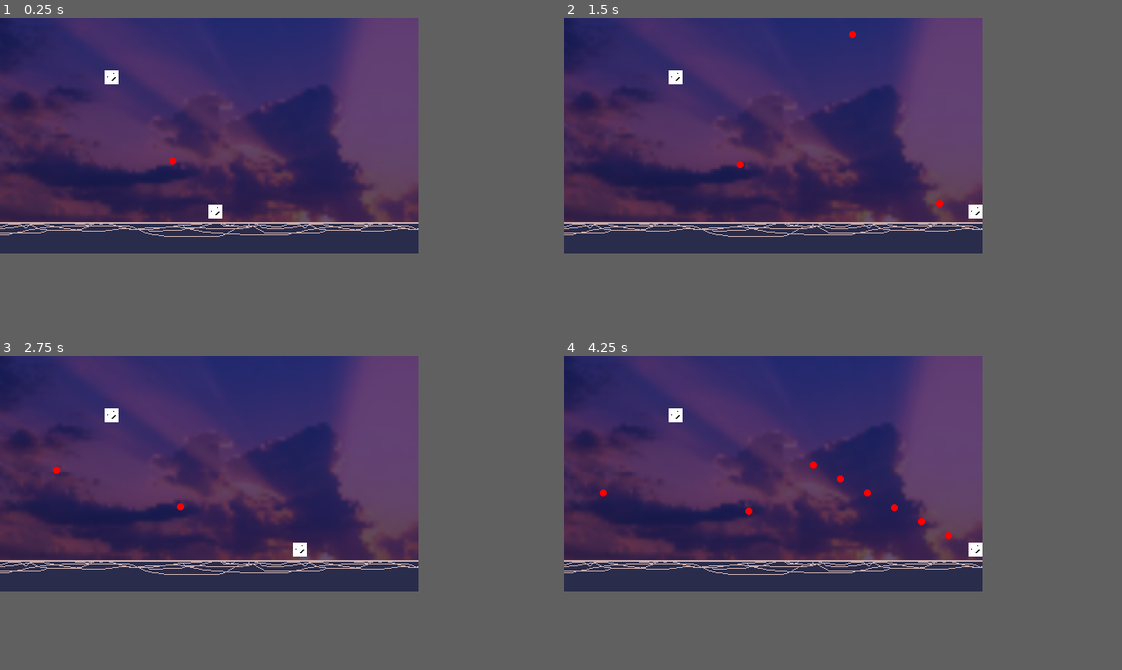
Above: before the commit, frames 1-4 (two rows, left to right).
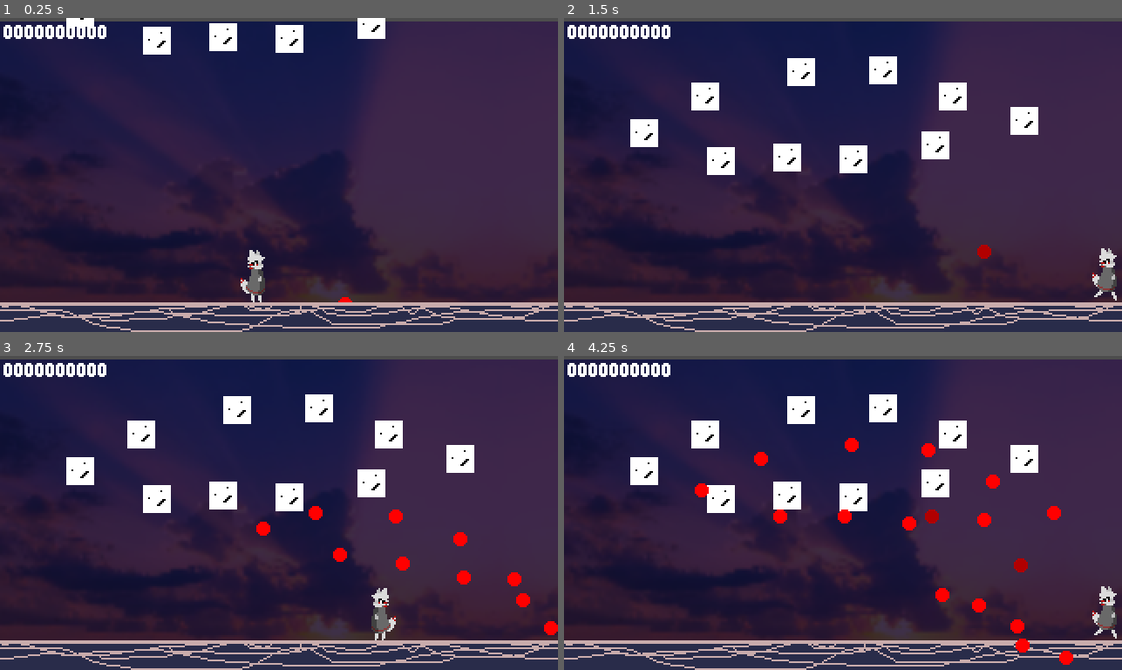
Above: after the commit, the same moments.

Repository: RaineXael/BulletLane
Game: Godot game, scene res://master_scene.tscn
The game is run twice, just before and just after one commit, with the same random seed, the same clock (stepped at 60 frames per second) and the same inputs.
Inputs (mouse positions are in pixels of both pictures, inside the frame that each line leads up to):
- Up to frame 1 (0.25 s): no input
- Up to frame 2 (1.5 s): move the mouse to (865, 124) at 0.52 s; hold Right mouse button (dodge) 0.53-1.28 s; hold D (right) from 0.53 s (still down); click (865, 124) at 0.8 s; move the mouse to (686, 146) at 1.27 s; click (686, 146) at 1.35 s
- Up to frame 3 (2.75 s): tap Shift (focus) at 1.55 s; move the mouse to (251, 421) at 2.02 s; release D (right) at 2.03 s; hold A (left) from 2.03 s (still down); hold Shift (focus) from 2.03 s (still down); right-click (251, 421) at 2.3 s
- Up to frame 4 (4.25 s): move the mouse to (753, 519) at 2.77 s; release A (left) at 2.78 s; release Shift (focus) at 2.78 s; hold D (right) from 2.78 s (still down); right-click (753, 519) at 2.85 s; click (753, 519) at 3.05 s; move the mouse to (898, 509) at 3.52 s; press the mouse at (898, 509) at 3.53 s; tap Shift (focus) at 3.8 s
In our replay, the window is 480x270 before the commit and 640x360 after it. These sizes can differ from the game's own. Grey fills any space a smaller window leaves; there, only what the larger window draws over its background counts as a difference.

The runs differ from the first frame. In frame 1, 54% of the frame differs, in the area x 0-100%, y 0-100%; in frame 2, 56%; in frame 3, 56%; in frame 4, 57%.

Commit message:
too much

Diff:
--- a/master_scene.tscn
+++ b/master_scene.tscn
@@ -10,10 +10,10 @@
 [sub_resource type="RectangleShape2D" id="RectangleShape2D_40lka"]
 size = Vector2(23, 352)
 
-[node name="Node2D" type="Node2D"]
+[node name="master_scene" type="Node2D"]
 
 [node name="Player" parent="." instance=ExtResource("1_40lka")]
-position = Vector2(247, 222)
+position = Vector2(147, 149)
 
 [node name="StaticBody2D" type="StaticBody2D" parent="."]
 
@@ -22,7 +22,7 @@
 shape = SubResource("RectangleShape2D_40lka")
 
 [node name="StaticBody2D2" type="StaticBody2D" parent="."]
-position = Vector2(340, 0)
+position = Vector2(180, -17)
 
 [node name="CollisionShape2D" type="CollisionShape2D" parent="StaticBody2D2"]
 position = Vector2(152, 146)
@@ -34,10 +34,37 @@
 speed = 5
 
 [node name="Enemy" parent="." instance=ExtResource("3_fgsy8")]
-position = Vector2(128, 68)
+position = Vector2(81, 46)
+
+[node name="Enemy2" parent="." instance=ExtResource("3_fgsy8")]
+position = Vector2(136, 32)
+
+[node name="Enemy3" parent="." instance=ExtResource("3_fgsy8")]
+position = Vector2(183, 31)
+
+[node name="Enemy4" parent="." instance=ExtResource("3_fgsy8")]
+position = Vector2(223, 46)
+
+[node name="Enemy5" parent="." instance=ExtResource("3_fgsy8")]
+position = Vector2(264, 60)
+
+[node name="Enemy6" parent="." instance=ExtResource("3_fgsy8")]
+position = Vector2(213, 74)
+
+[node name="Enemy7" parent="." instance=ExtResource("3_fgsy8")]
+position = Vector2(166, 82)
+
+[node name="Enemy8" parent="." instance=ExtResource("3_fgsy8")]
+position = Vector2(128, 81)
+
+[node name="Enemy9" parent="." instance=ExtResource("3_fgsy8")]
+position = Vector2(90, 83)
+
+[node name="Enemy10" parent="." instance=ExtResource("3_fgsy8")]
+position = Vector2(46, 67)
 
 [node name="SprLand" type="Sprite2D" parent="."]
-position = Vector2(106, 266)
+position = Vector2(-7, 195)
 texture = ExtResource("4_woiao")
 
 [node name="SprLand2" type="Sprite2D" parent="SprLand"]
@@ -45,9 +72,11 @@
 texture = ExtResource("4_woiao")
 
 [node name="Sprite2D" type="Sprite2D" parent="."]
-modulate = Color(0.38477144, 0.3059693, 0.4520445, 1)
+modulate = Color(0.24461085, 0.18888342, 0.2917189, 1)
 z_index = -1
-position = Vector2(550, 129)
-scale = Vector2(2, 2)
+position = Vector2(283, 102)
 texture = ExtResource("2_jqmp6")
 script = ExtResource("6_w1x0q")
+
+[node name="Camera2D" type="Camera2D" parent="."]
+position = Vector2(160, 90)
--- /dev/null
+++ b/new_theme.tres
@@ -0,0 +1,7 @@
+[gd_resource type="Theme" load_steps=2 format=3 uid="uid://7wukkdrkkgag"]
+
+[ext_resource type="FontFile" uid="uid://de5088kbbbdxp" path="res://audio/fonts/04B_25__.TTF" id="1_amlv4"]
+
+[resource]
+default_font = ExtResource("1_amlv4")
+default_font_size = 12
--- a/prefabs/player/bullet.gd
+++ b/prefabs/player/bullet.gd
@@ -3,9 +3,14 @@
 
 @export_enum('enemy','player') var type
 
+
 @export var angle = 0.0
 @export var speed = 0
 @export var damage = 1.0
+
+func set_color(col:Color):
+	$Sprite2D.self_modulate = col
+
 # Called when the node enters the scene tree for the first time.
 func _ready() -> void:
 	pass # Replace with function body.
--- a/prefabs/player/enemy.gd
+++ b/prefabs/player/enemy.gd
@@ -4,15 +4,24 @@
 
 @export var health = 10.0
 
+var original_pos
+
+var spawn_anim = 0.0
+
 # Called when the node enters the scene tree for the first time.
 func _ready() -> void:
-	pass # Replace with function body.
+	original_pos = global_position
+
 
 
 # Called every frame. 'delta' is the elapsed time since the previous frame.
 func _process(delta: float) -> void:
-	pass
-
+	if spawn_anim < PI/2:
+		spawn_anim += delta*2
+		global_position = original_pos - Vector2(0,80*cos(spawn_anim))
+	elif spawn_anim < 3*PI/2:
+		spawn_anim += delta*12
+		global_position = original_pos - Vector2(0,10*cos(spawn_anim))
 
 func _on_hitbox_area_entered(area: Area2D) -> void:
 	print(area)
--- a/prefabs/player/enemy.tscn
+++ b/prefabs/player/enemy.tscn
@@ -1,7 +1,11 @@
-[gd_scene load_steps=5 format=3 uid="uid://cplptgt0lpi6k"]
+[gd_scene load_steps=9 format=3 uid="uid://cplptgt0lpi6k"]
 
 [ext_resource type="Texture2D" uid="uid://cpfwvnkgegrqq" path="res://sprites/temp.png.png" id="1_fm11j"]
 [ext_resource type="Script" uid="uid://8ua42dr3lhmk" path="res://prefabs/player/enemy.gd" id="1_n33bj"]
+[ext_resource type="Script" uid="uid://5dy0xyr5llae" path="res://scripts/AttackPatternManager.gd" id="3_a5max"]
+[ext_resource type="Script" uid="uid://teyuofvdnxxw" path="res://scripts/AttackPattern.gd" id="4_5d20e"]
+[ext_resource type="Script" uid="uid://dt7gmivq44k88" path="res://scripts/Attacks/RegularBulletAttack.gd" id="5_ao2et"]
+[ext_resource type="Script" uid="uid://dnytoepu7kk64" path="res://scripts/Attacks/HomingBulletAttack.gd" id="6_ygc60"]
 
 [sub_resource type="SpriteFrames" id="SpriteFrames_n33bj"]
 animations = [{
@@ -28,4 +32,45 @@
 [node name="CollisionShape2D" type="CollisionShape2D" parent="Hitbox"]
 shape = SubResource("RectangleShape2D_n33bj")
 
+[node name="AttackPatternManager" type="Node" parent="." node_paths=PackedStringArray("parent_node")]
+script = ExtResource("3_a5max")
+parent_node = NodePath("..")
+metadata/_custom_type_script = "uid://5dy0xyr5llae"
+
+[node name="AttackPattern" type="Node" parent="AttackPatternManager"]
+script = ExtResource("4_5d20e")
+loop_count = 3
+metadata/_custom_type_script = "uid://teyuofvdnxxw"
+
+[node name="RegularBulletAttack" type="Node" parent="AttackPatternManager/AttackPattern"]
+script = ExtResource("5_ao2et")
+angle = 82.0
+metadata/_custom_type_script = "uid://dt7gmivq44k88"
+
+[node name="RegularBulletAttack2" type="Node" parent="AttackPatternManager/AttackPattern"]
+script = ExtResource("5_ao2et")
+angle = 90.0
+metadata/_custom_type_script = "uid://dt7gmivq44k88"
+
+[node name="RegularBulletAttack3" type="Node" parent="AttackPatternManager/AttackPattern"]
+script = ExtResource("5_ao2et")
+angle = 98.0
+metadata/_custom_type_script = "uid://dt7gmivq44k88"
+
+[node name="AttackPattern2" type="Node" parent="AttackPatternManager"]
+script = ExtResource("4_5d20e")
+metadata/_custom_type_script = "uid://teyuofvdnxxw"
+
+[node name="HomingBulletAttack" type="Node" parent="AttackPatternManager/AttackPattern2"]
+script = ExtResource("6_ygc60")
+metadata/_custom_type_script = "uid://dnytoepu7kk64"
+
+[node name="HomingBulletAttack2" type="Node" parent="AttackPatternManager/AttackPattern2"]
+script = ExtResource("6_ygc60")
+metadata/_custom_type_script = "uid://dnytoepu7kk64"
+
+[node name="HomingBulletAttack3" type="Node" parent="AttackPatternManager/AttackPattern2"]
+script = ExtResource("6_ygc60")
+metadata/_custom_type_script = "uid://dnytoepu7kk64"
+
 [connection signal="area_entered" from="Hitbox" to="." method="_on_hitbox_area_entered"]
--- a/prefabs/player/player.gd
+++ b/prefabs/player/player.gd
@@ -2,17 +2,19 @@
 extends CharacterBody2D
 
 @onready var bullet_prefab = load("res://prefabs/player/bullet.tscn")
-@onready var anim = $AnimatedSprite2D
-const SPEED = 200.0
-const FOCUS_SPEED = 80.0
+@onready var spr = $Sprite
+@onready var anim = $AnimationPlayer
+const SPEED = 145.0
+const FOCUS_SPEED = 60.0
 const JUMP_VELOCITY = -400.0
 var lives = 3
 
-const DODGE_TIME = 0.07
+const DODGE_TIME = 0.1
 const DODGE_COOLDOWN = 1.0
-const DODGE_SPEED = 800.0
+const DODGE_SPEED = 450.0
 var prev_direction = 1.0
-@export var bullet_speed = 300.0
+
+@export var bullet_speed = 500.0
 
 var dodge_time = 0.0
 var dodge_cooldown = 0.0
@@ -51,7 +53,10 @@
 		if shot_timer <= 0:
 			shot_timer = shot_time
 			spawn_bullet_to_cursor()
-
+	if prev_direction > 0:
+		spr.flip_h = false
+	elif prev_direction < 0:
+		spr.flip_h = true
 	# Get the input direction and handle the movement/deceleration.
 	# As good practice, you should replace UI actions with custom gameplay actions.
 	if dodging:
@@ -59,15 +64,15 @@
 	else:
 
 		var direction := Input.get_axis("left", "right")
-
-
 		if direction:
 			if Input.is_action_pressed('focus'):
 				velocity.x = direction * FOCUS_SPEED
 			else:
 				velocity.x = direction * SPEED
 			prev_direction = direction
+			anim.play('run')
 		else:
+			anim.play('idle')
 			velocity.x = move_toward(velocity.x, 0, SPEED)
 
 	move_and_slide()
@@ -86,6 +91,7 @@
 	if area is Bullet:
 		if area.type != 'player':
 			on_hit_with_bullet()
+			area.queue_free()
 func spawn_bullet_to_cursor():
 	var bullet = bullet_prefab.instantiate()
 	bullet.type = 'player'
@@ -94,7 +100,7 @@
 	bullet.speed = bullet_speed
 	bullet.global_position = global_position
 	var dirvec = (get_mouse_world_pos()- global_position).normalized()
-
+	bullet.set_color(Color(0.694, 0.388, 0.192, 1.0))
 	bullet.angle = atan2(dirvec.y,dirvec.x)
 
 func get_mouse_world_pos() -> Vector2:
--- a/prefabs/player/player.tscn
+++ b/prefabs/player/player.tscn
@@ -1,32 +1,78 @@
-[gd_scene load_steps=6 format=3 uid="uid://cop5cdplktfw8"]
+[gd_scene load_steps=11 format=3 uid="uid://cop5cdplktfw8"]
 
 [ext_resource type="Script" uid="uid://co0whhsv0s5pf" path="res://prefabs/player/player.gd" id="1_rdx4y"]
-[ext_resource type="Texture2D" uid="uid://cpfwvnkgegrqq" path="res://sprites/temp.png.png" id="1_sxsrd"]
-
-[sub_resource type="SpriteFrames" id="SpriteFrames_tvfjm"]
-animations = [{
-"frames": [{
-"duration": 1.0,
-"texture": ExtResource("1_sxsrd")
-}],
-"loop": true,
-"name": &"default",
-"speed": 5.0
-}]
+[ext_resource type="Texture2D" uid="uid://irix5ghyjhgy" path="res://sprites/spr_player_place.png" id="2_wv1mm"]
+[ext_resource type="Theme" uid="uid://7wukkdrkkgag" path="res://new_theme.tres" id="3_wv1mm"]
 
 [sub_resource type="RectangleShape2D" id="RectangleShape2D_sxsrd"]
-size = Vector2(16, 16)
+size = Vector2(16, 32)
 
 [sub_resource type="RectangleShape2D" id="RectangleShape2D_wv1mm"]
 size = Vector2(3, 3)
 
+[sub_resource type="Animation" id="Animation_wv1mm"]
+resource_name = "idle"
+tracks/0/type = "value"
+tracks/0/imported = false
+tracks/0/enabled = true
+tracks/0/path = NodePath(".:frame")
+tracks/0/interp = 1
+tracks/0/loop_wrap = true
+tracks/0/keys = {
+"times": PackedFloat32Array(0),
+"transitions": PackedFloat32Array(1),
+"update": 1,
+"values": [0]
+}
+
+[sub_resource type="Animation" id="Animation_binfn"]
+resource_name = "dodge"
+
+[sub_resource type="Animation" id="Animation_klv5p"]
+length = 0.001
+tracks/0/type = "value"
+tracks/0/imported = false
+tracks/0/enabled = true
+tracks/0/path = NodePath(".:frame")
+tracks/0/interp = 1
+tracks/0/loop_wrap = true
+tracks/0/keys = {
+"times": PackedFloat32Array(0),
+"transitions": PackedFloat32Array(1),
+"update": 1,
+"values": [0]
+}
+
+[sub_resource type="Animation" id="Animation_iylwk"]
+resource_name = "run"
+length = 0.25
+loop_mode = 1
+tracks/0/type = "value"
+tracks/0/imported = false
+tracks/0/enabled = true
+tracks/0/path = NodePath(".:frame")
+tracks/0/interp = 1
+tracks/0/loop_wrap = true
+tracks/0/keys = {
+"times": PackedFloat32Array(0, 0.125),
+"transitions": PackedFloat32Array(1, 1),
+"update": 1,
+"values": [1, 0]
+}
+
+[sub_resource type="AnimationLibrary" id="AnimationLibrary_ev8v4"]
+_data = {
+&"RESET": SubResource("Animation_klv5p"),
+&"dodge": SubResource("Animation_binfn"),
+&"idle": SubResource("Animation_wv1mm"),
+&"run": SubResource("Animation_iylwk")
+}
+
 [node name="Player" type="CharacterBody2D"]
 script = ExtResource("1_rdx4y")
 
-[node name="AnimatedSprite2D" type="AnimatedSprite2D" parent="."]
-sprite_frames = SubResource("SpriteFrames_tvfjm")
-
 [node name="CollisionShape2D" type="CollisionShape2D" parent="."]
+position = Vector2(0, -2)
 shape = SubResource("RectangleShape2D_sxsrd")
 
 [node name="Hitbox" type="Area2D" parent="."]
@@ -34,4 +80,35 @@
 [node name="CollisionShape2D" type="CollisionShape2D" parent="Hitbox"]
 shape = SubResource("RectangleShape2D_wv1mm")
 
+[node name="Sprite" type="Sprite2D" parent="."]
+position = Vector2(0, -2)
+texture = ExtResource("2_wv1mm")
+hframes = 3
+region_rect = Rect2(0, 0, 32, 48)
+
+[node name="AnimationPlayer" type="AnimationPlayer" parent="."]
+root_node = NodePath("../Sprite")
+libraries = {
+&"": SubResource("AnimationLibrary_ev8v4")
+}
+
+[node name="CanvasLayer" type="CanvasLayer" parent="."]
+
+[node name="Control" type="Control" parent="CanvasLayer"]
+layout_mode = 3
+anchors_preset = 15
+anchor_right = 1.0
+anchor_bottom = 1.0
+grow_horizontal = 2
+grow_vertical = 2
+theme = ExtResource("3_wv1mm")
+
+[node name="Label" type="Label" parent="CanvasLayer/Control"]
+layout_mode = 0
+offset_left = 2.0
+offset_top = 2.0
+offset_right = 94.0
+offset_bottom = 25.0
+text = "0000000000"
+
 [connection signal="area_entered" from="Hitbox" to="." method="_on_hitbox_area_entered"]
--- a/project.godot
+++ b/project.godot
@@ -17,8 +17,8 @@
 
 [display]
 
-window/size/viewport_width=480
-window/size/viewport_height=270
+window/size/viewport_width=320
+window/size/viewport_height=180
 window/stretch/mode="viewport"
 
 [input]
@@ -26,36 +26,49 @@
 up={
 "deadzone": 0.2,
 "events": [Object(InputEventKey,"resource_local_to_scene":false,"resource_name":"","device":-1,"window_id":0,"alt_press …(192 unchanged characters)…
+, Object(InputEventKey,"resource_local_to_scene":false,"resource_name":"","device":-1,"window_id":0,"alt_pressed":false,"shift_pressed":false,"ctrl_pressed":false,"meta_pressed":false,"pressed":false,"keycode":0,"physical_keycode":4194320,"key_label":0,"unicode":0,"location":0,"echo":false,"script":null)
+, Object(InputEventJoypadMotion,"resource_local_to_scene":false,"resource_name":"","device":-1,"axis":1,"axis_value":-1.0,"script":null)
 ]
 }
 down={
 "deadzone": 0.2,
 "events": [Object(InputEventKey,"resource_local_to_scene":false,"resource_name":"","device":-1,"window_id":0,"alt_press …(192 unchanged characters)…
+, Object(InputEventKey,"resource_local_to_scene":false,"resource_name":"","device":-1,"window_id":0,"alt_pressed":false,"shift_pressed":false,"ctrl_pressed":false,"meta_pressed":false,"pressed":false,"keycode":0,"physical_keycode":4194322,"key_label":0,"unicode":0,"location":0,"echo":false,"script":null)
+, Object(InputEventJoypadMotion,"resource_local_to_scene":false,"resource_name":"","device":-1,"axis":1,"axis_value":1.0,"script":null)
 ]
 }
 left={
 "deadzone": 0.2,
 "events": [Object(InputEventKey,"resource_local_to_scene":false,"resource_name":"","device":-1,"window_id":0,"alt_press …(191 unchanged characters)…
+, Object(InputEventKey,"resource_local_to_scene":false,"resource_name":"","device":-1,"window_id":0,"alt_pressed":false,"shift_pressed":false,"ctrl_pressed":false,"meta_pressed":false,"pressed":false,"keycode":0,"physical_keycode":4194319,"key_label":0,"unicode":0,"location":0,"echo":false,"script":null)
+, Object(InputEventJoypadMotion,"resource_local_to_scene":false,"resource_name":"","device":-1,"axis":2,"axis_value":-1.0,"script":null)
+]
+}
+fire={
+"deadzone": 0.2,
+"events": [Object(InputEventMouseButton,"resource_local_to_scene":false,"resource_name":"","device":-1,"window_id":0,"alt_pressed":false,"shift_pressed":false,"ctrl_pressed":false,"meta_pressed":false,"button_mask":0,"position":Vector2(0, 0),"global_position":Vector2(0, 0),"factor":1.0,"button_index":1,"canceled":false,"pressed":false,"double_click":false,"script":null)
+, Object(InputEventJoypadMotion,"resource_local_to_scene":false,"resource_name":"","device":-1,"axis":5,"axis_value":1.0,"script":null)
+]
+}
+dodge={
+"deadzone": 0.2,
+"events": [Object(InputEventMouseButton,"resource_local_to_scene":false,"resource_name":"","device":-1,"window_id":0,"alt_pressed":false,"shift_pressed":false,"ctrl_pressed":false,"meta_pressed":false,"button_mask":0,"position":Vector2(0, 0),"global_position":Vector2(0, 0),"factor":1.0,"button_index":2,"canceled":false,"pressed":false,"double_click":false,"script":null)
+, Object(InputEventJoypadButton,"resource_local_to_scene":false,"resource_name":"","device":-1,"button_index":1,"pressure":0.0,"pressed":false,"script":null)
+, Object(InputEventJoypadMotion,"resource_local_to_scene":false,"resource_name":"","device":-1,"axis":4,"axis_value":1.0,"script":null)
+]
+}
+focus={
+"deadzone": 0.2,
+"events": [Object(InputEventKey,"resource_local_to_scene":false,"resource_name":"","device":-1,"window_id":0,"alt_pressed":false,"shift_pressed":false,"ctrl_pressed":false,"meta_pressed":false,"pressed":false,"keycode":0,"physical_keycode":4194325,"key_label":0,"unicode":0,"location":0,"echo":false,"script":null)
+, Object(InputEventJoypadButton,"resource_local_to_scene":false,"resource_name":"","device":-1,"button_index":9,"pressure":0.0,"pressed":false,"script":null)
+, Object(InputEventJoypadButton,"resource_local_to_scene":false,"resource_name":"","device":-1,"button_index":10,"pressure":0.0,"pressed":false,"script":null)
 ]
 }
 right={
 "deadzone": 0.2,
 "events": [Object(InputEventKey,"resource_local_to_scene":false,"resource_name":"","device":-1,"window_id":0,"alt_press …(192 unchanged characters)…
-]
-}
-fire={
-"deadzone": 0.2,
-"events": [Object(InputEventMouseButton,"resource_local_to_scene":false,"resource_name":"","device":-1,"window_id":0,"alt_pressed":false,"shift_pressed":false,"ctrl_pressed":false,"meta_pressed":false,"button_mask":0,"position":Vector2(0, 0),"global_position":Vector2(0, 0),"factor":1.0,"button_index":1,"canceled":false,"pressed":false,"double_click":false,"script":null)
-]
-}
-dodge={
-"deadzone": 0.2,
-"events": [Object(InputEventMouseButton,"resource_local_to_scene":false,"resource_name":"","device":-1,"window_id":0,"alt_pressed":false,"shift_pressed":false,"ctrl_pressed":false,"meta_pressed":false,"button_mask":0,"position":Vector2(0, 0),"global_position":Vector2(0, 0),"factor":1.0,"button_index":2,"canceled":false,"pressed":false,"double_click":false,"script":null)
-]
-}
-focus={
-"deadzone": 0.2,
-"events": [Object(InputEventKey,"resource_local_to_scene":false,"resource_name":"","device":-1,"window_id":0,"alt_pressed":false,"shift_pressed":false,"ctrl_pressed":false,"meta_pressed":false,"pressed":false,"keycode":0,"physical_keycode":4194325,"key_label":0,"unicode":0,"location":0,"echo":false,"script":null)
+, Object(InputEventKey,"resource_local_to_scene":false,"resource_name":"","device":-1,"window_id":0,"alt_pressed":false,"shift_pressed":false,"ctrl_pressed":false,"meta_pressed":false,"pressed":false,"keycode":0,"physical_keycode":4194321,"key_label":0,"unicode":0,"location":0,"echo":false,"script":null)
+, Object(InputEventJoypadMotion,"resource_local_to_scene":false,"resource_name":"","device":-1,"axis":0,"axis_value":1.0,"script":null)
 ]
 }
 
--- /dev/null
+++ b/scripts/Attack.gd
@@ -0,0 +1,6 @@
+@abstract
+class_name Attack
+extends Node
+
+@abstract
+func spawn_attack(pos:Vector2)
--- /dev/null
+++ b/scripts/AttackPattern.gd
@@ -0,0 +1,47 @@
+class_name AttackPattern
+extends Node
+var timer:Timer
+var attacks:Array
+@export var time_until_next_attack = 1.0
+@export var loop_count:= 1
+var current_loop_count:int
+signal on_pattern_complete
+
+var parent_node:Node2D
+
+
+
+# Called when the node enters the scene tree for the first time.
+func _ready() -> void:
+	parent_node = get_parent().parent_node
+	attacks = get_children()
+	timer = Timer.new()
+	parent_node.add_child.call_deferred(timer)
+	timer.one_shot = true
+	timer.wait_time = time_until_next_attack
+	timer.connect('timeout',on_timer_runout)
+
+func enter_attack():
+	current_loop_count = loop_count
+	do_attacks()
+
+func do_attacks():
+	for attack in attacks:
+		attack.spawn_attack(parent_node.global_position)
+	timer.start()
+#foreach pattern spawn it and wait accortdingly
+#when done fire a custom signal
+
+
+# Called every frame. 'delta' is the elapsed time since the previous frame.
+func _process(delta: float) -> void:
+	pass
+
+func on_timer_runout():
+	print('the time, is , out, on the pa pap sap asp sap asp as')
+	#go to the next pattern
+	#timer.start()
+	if current_loop_count == 0:
+		on_pattern_complete.emit()
+	else:
+		do_attacks()
--- /dev/null
+++ b/scripts/AttackPatternManager.gd
@@ -0,0 +1,45 @@
+class_name AttackPatternManager
+extends Node
+
+@export var parent_node:Node2D
+
+var current_pattern = 0
+var timer:Timer
+
+@export var initial_spawn = 2.0
+
+var patterns: = []
+var first_timer_done = false
+# Called when the node enters the scene tree for the first time.
+func _ready() -> void:
+	patterns = get_children()
+	for child in patterns:
+		child.parent_node = parent_node
+		child.connect('on_pattern_complete',on_pattern_complete)
+		#attatch a 'on-complete-pattern' signal to a fn
+
+	timer = Timer.new()
+	timer.one_shot = true
+	timer.autostart = true
+	timer.wait_time = initial_spawn
+	timer.connect('timeout',on_timer_runout)
+	add_child(timer)
+
+
+
+
+# Called every frame. 'delta' is the elapsed time since the previous frame.
+func _process(delta: float) -> void:
+	pass
+
+func on_timer_runout():
+	print('the time, is , out,')
+	#go to the next pattern
+	current_pattern += 1
+	if current_pattern > patterns.size() - 1:
+		current_pattern = 0
+	patterns[current_pattern].enter_attack()
+
+func on_pattern_complete():
+	timer.time = patterns[current_pattern].time_until_next_attack
+	timer.start()
--- /dev/null
+++ b/scripts/Attacks/HomingBulletAttack.gd
@@ -0,0 +1,29 @@
+class_name HomingBulletAttack
+extends Attack
+
+@export var predict_player := false
+@export var angle_deviance = 0.0
+@export var speed = 150.0
+
+@onready var player = get_node("/root/master_scene/Player")
+
+@onready var prefab = load("res://prefabs/player/bullet.tscn")
+
+func spawn_attack(pos:Vector2):
+	var a = prefab.instantiate()
+	a.speed = speed
+
+	a.type = 'enemy'
+	get_node("/root/master_scene").add_child(a)
+	print('super spawn the boolet!')
+	a.global_position = pos
+
+	if predict_player:
+		pass
+	var diff = player.global_position - pos
+	a.angle = atan2(diff.y, diff.x) + deg_to_rad(angle_deviance)
+
+	#get the position of the player and aim
+	#towards em with some atan bullshit
+	#if tracking is enabled, add movement to that
+	#(pos + speed*dir*dist or somewhatever the heck)
--- /dev/null
+++ b/scripts/Attacks/RegularBulletAttack.gd
@@ -0,0 +1,16 @@
+class_name RegularBulletAttack
+extends Attack
+
+@onready var prefab = load("res://prefabs/player/bullet.tscn")
+
+@export var angle = 0.0
+@export var speed = 150.0
+
+func spawn_attack(pos:Vector2):
+	var a = prefab.instantiate()
+	a.speed = speed
+	a.angle = deg_to_rad(angle)
+	a.type = 'enemy'
+	get_node("/root/master_scene").add_child(a)
+	print('super spawn the boolet!')
+	a.global_position = pos
--- /dev/null
+++ b/scripts/WaveManager.gd
@@ -0,0 +1,11 @@
+extends Node
+
+
+# Called when the node enters the scene tree for the first time.
+func _ready() -> void:
+	pass # Replace with function body.
+
+
+# Called every frame. 'delta' is the elapsed time since the previous frame.
+func _process(delta: float) -> void:
+	pass
Not shown, added: export_presets.cfg
Not shown, added: how we gon do the attacks.txt
Not shown, added: scripts/Attack.gd.uid
Not shown, added: scripts/AttackPattern.gd.uid
Not shown, added: scripts/AttackPatternManager.gd.uid
Not shown, added: scripts/Attacks/HomingBulletAttack.gd.uid
Not shown, added: scripts/Attacks/RegularBulletAttack.gd.uid
Not shown, added: scripts/WaveManager.gd.uid
Binary file added: sprites/spr_player.ase
